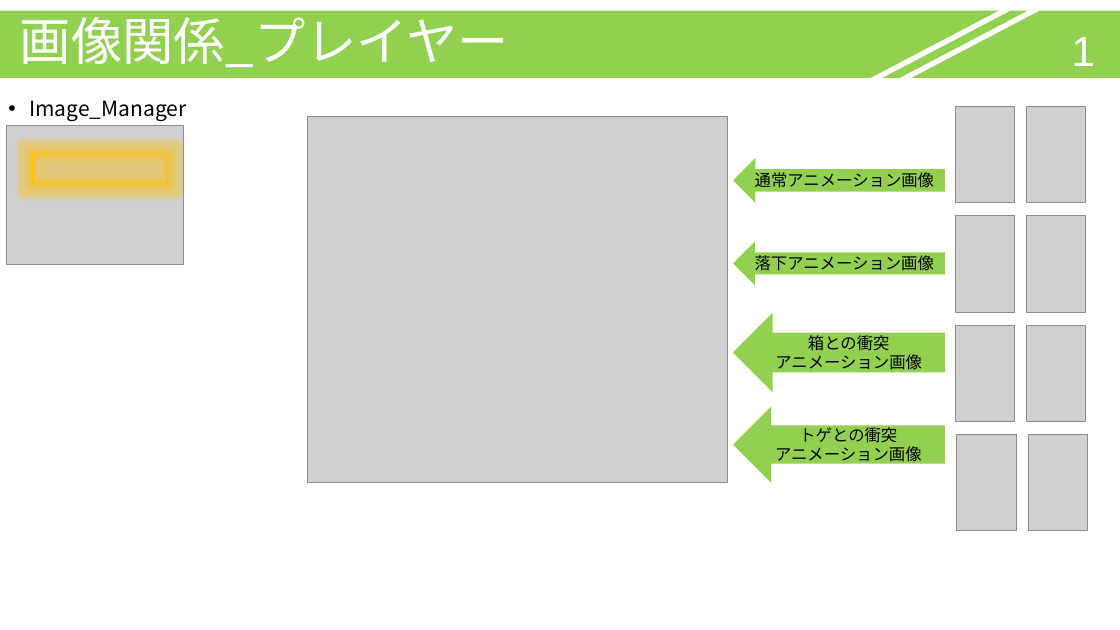
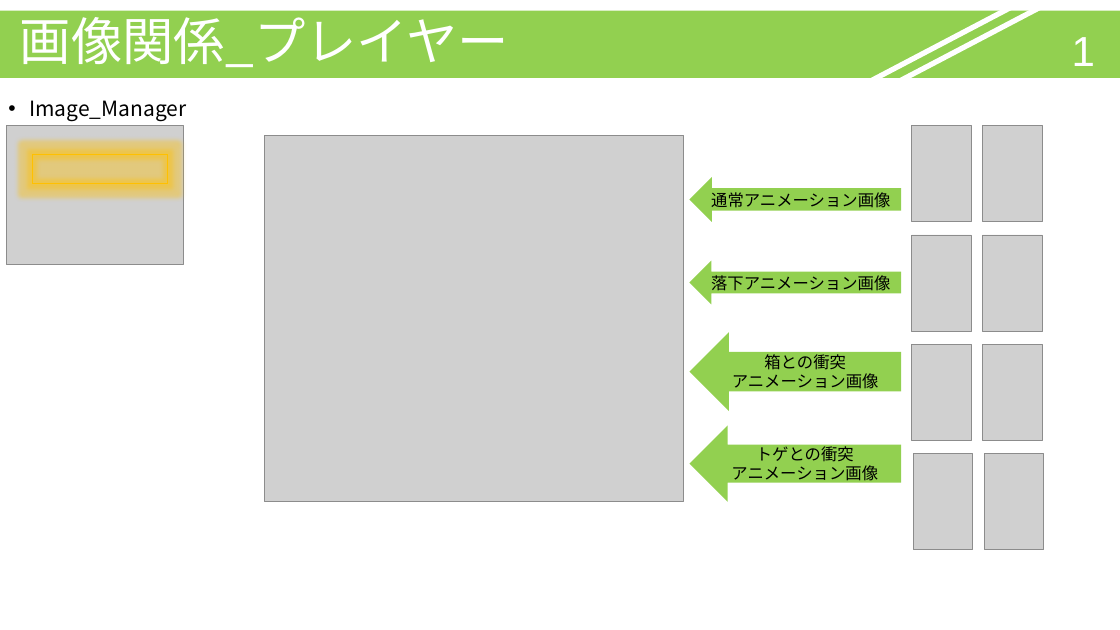
Before and after one commit to MorimotoMizuki/Gravity_Puzzle, a slide deck: slide 1 of 重力パズル_説明書.pptx. Drawn at 1120x630 pixels with LibreOffice and Linux fonts; fonts in the diff are those of the drawing; grey boxes stand for pictures. Boxes give left, top, right and bottom in pixels: in the first picture for what was removed or moved away, otherwise in the second. Text is boxed around its words. In the diff, an @@ line names an element or a change of style, - is before the commit and + after.

```diff
--- a/重力パズル_説明書.pptx
+++ b/重力パズル_説明書.pptx
@@ 9 pictures, 4 left arrows: place and size @@
-9 pictures, 4 left arrows at [308,107,1088,531]
+9 pictures, 4 left arrows at [264,126,1044,550]
```
Also in this commit, not shown: 3 other slides changed.
